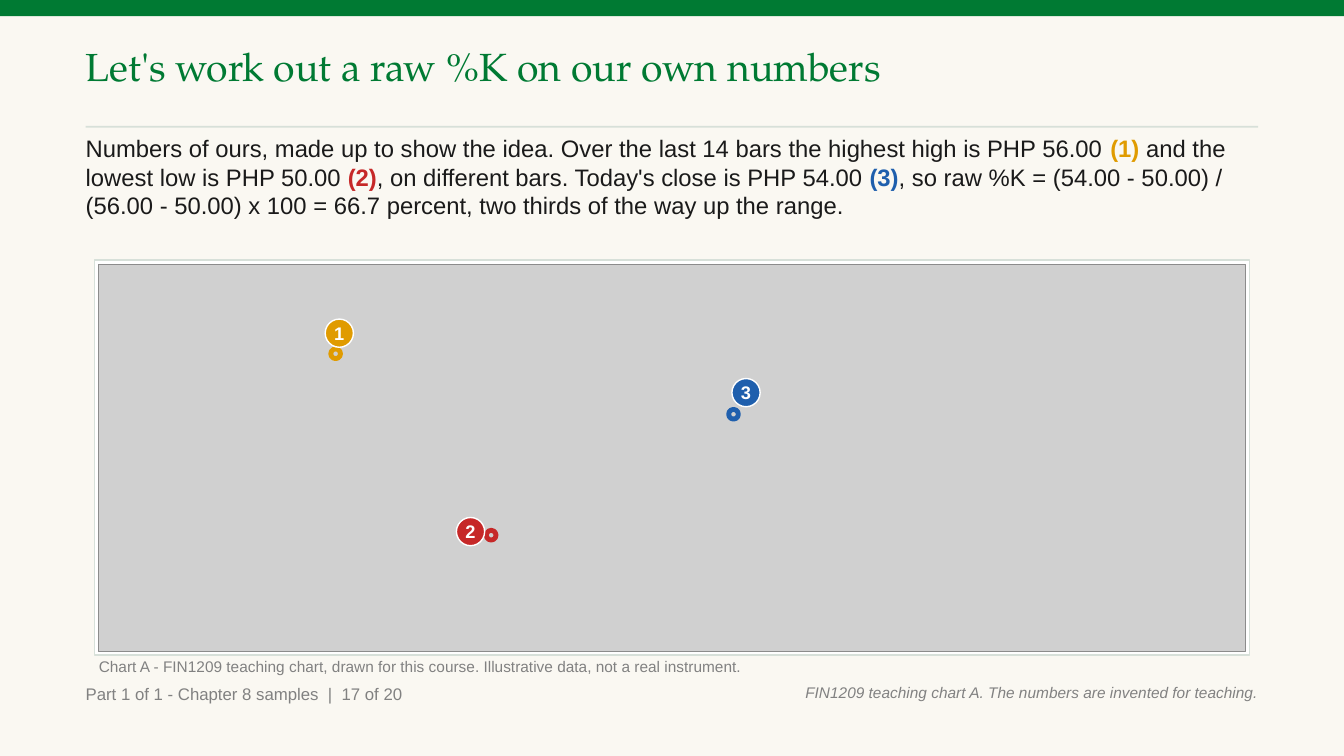
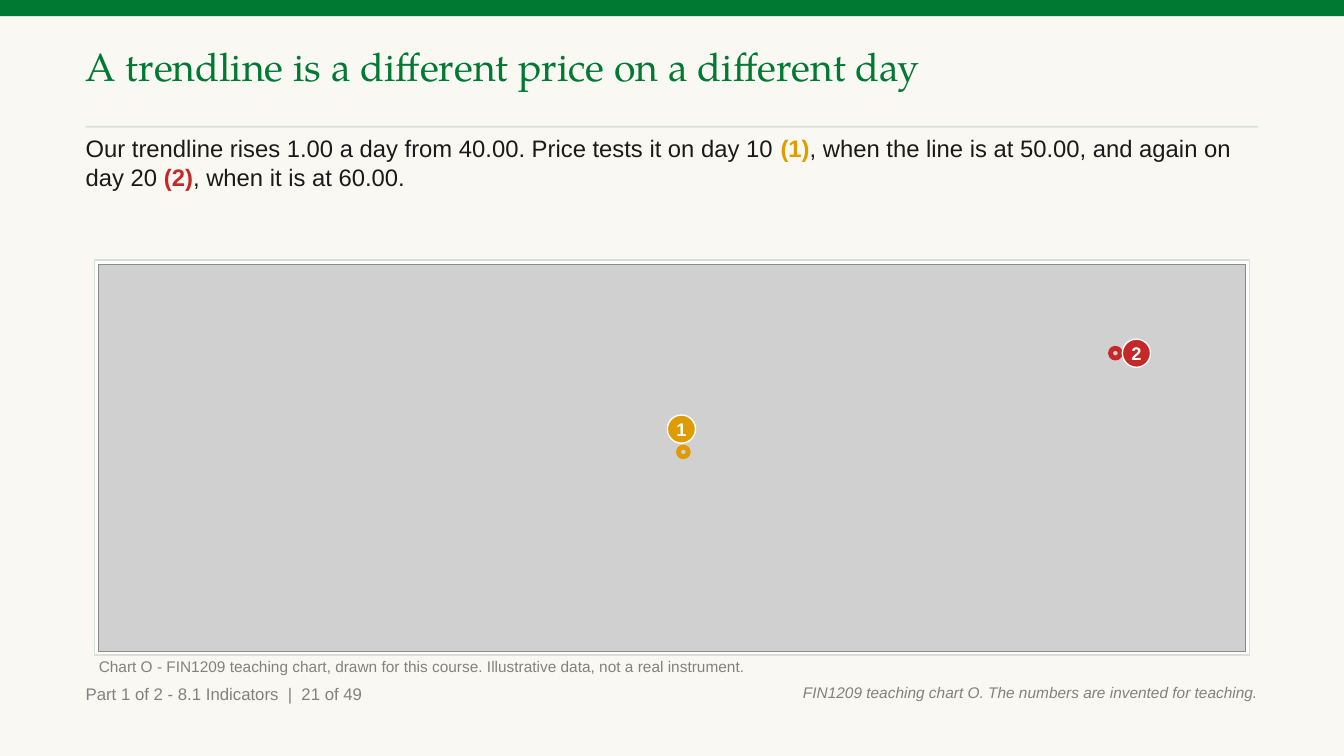
Before and after one commit to benjiesotelo-sudo/Telos_FIN1209, a slide deck: slide 25 of chapter-08/FIN1209-Chapter-08.pptx (slide 19 before the commit). Drawn at 1344x756 pixels with LibreOffice and Linux fonts; fonts in the diff are those of the drawing; grey boxes stand for pictures. Boxes give left, top, right and bottom in pixels: in the first picture for what was removed or moved away, otherwise in the second. Text is boxed around its words. In the diff, an @@ line names an element or a change of style, - is before the commit and + after.

Commit message:
Chapter 8 Part A: 132 slides written by hand (8.1 and 8.2), 11 checks, 40 charts of ours, student edition and run card

```diff
--- a/chapter-08/FIN1209-Chapter-08.pptx
+++ b/chapter-08/FIN1209-Chapter-08.pptx
@@ text at (86, 52, 920, 92): text changed @@
-Let's work out a raw %K on our own numbers
+A trendline is a different price on a different day
@@ text at (86, 139, 1230, 191): text changed @@
-Numbers of ours, made up to show the idea. Over the last 14 bars the highest high is PHP 56.00 (1) and the lowest low is PHP 50.00 (2), on different bars. Today's close is PHP 54.00 (3), so raw %K = (54.00 - 50.00) / (56.00 - 50.00) x 100 = 66.7 percent, two thirds of the way up the range.
+Our trendline rises 1.00 a day from 40.00. Price tests it on day 10 (1), when the line is at 50.00, and again on day 20 (2), when it is at 60.00.
@@ ellipse: place and size @@
-ellipse at (486, 530, 496, 540)
+ellipse at (1111, 349, 1121, 359)
@@ ellipse "2": place and size @@
-ellipse "2" at (457, 517, 485, 545)
+ellipse "2" at (1122, 339, 1150, 367)
@@ ellipse removed at (732, 379, 760, 407) @@
-3
@@ ellipse "1": place and size @@
-ellipse "1" at (326, 320, 354, 348)
+ellipse "1" at (667, 415, 696, 444)
@@ ellipse removed at (729, 409, 739, 419) @@
@@ ellipse: place and size @@
-ellipse at (331, 349, 341, 359)
+ellipse at (679, 448, 689, 458)
@@ text at (86, 688, 362, 700): text changed @@
-Part 1 of 1 - Chapter 8 samples | 17 of 20
+Part 1 of 2 - 8.1 Indicators | 21 of 49
@@ text at (99, 661, 744, 675): text changed @@
-Chart A - FIN1209 teaching chart, drawn for this course. Illustrative data, not a real instrument.
+Chart O - FIN1209 teaching chart, drawn for this course. Illustrative data, not a real instrument.
@@ text at (803, 687, 1258, 701): text changed @@
-FIN1209 teaching chart A. The numbers are invented for teaching.
+FIN1209 teaching chart O. The numbers are invented for teaching.
```
Also in this commit, not shown: 19 other slides changed, 111 slides added, 5 slides removed, 12 other files.
